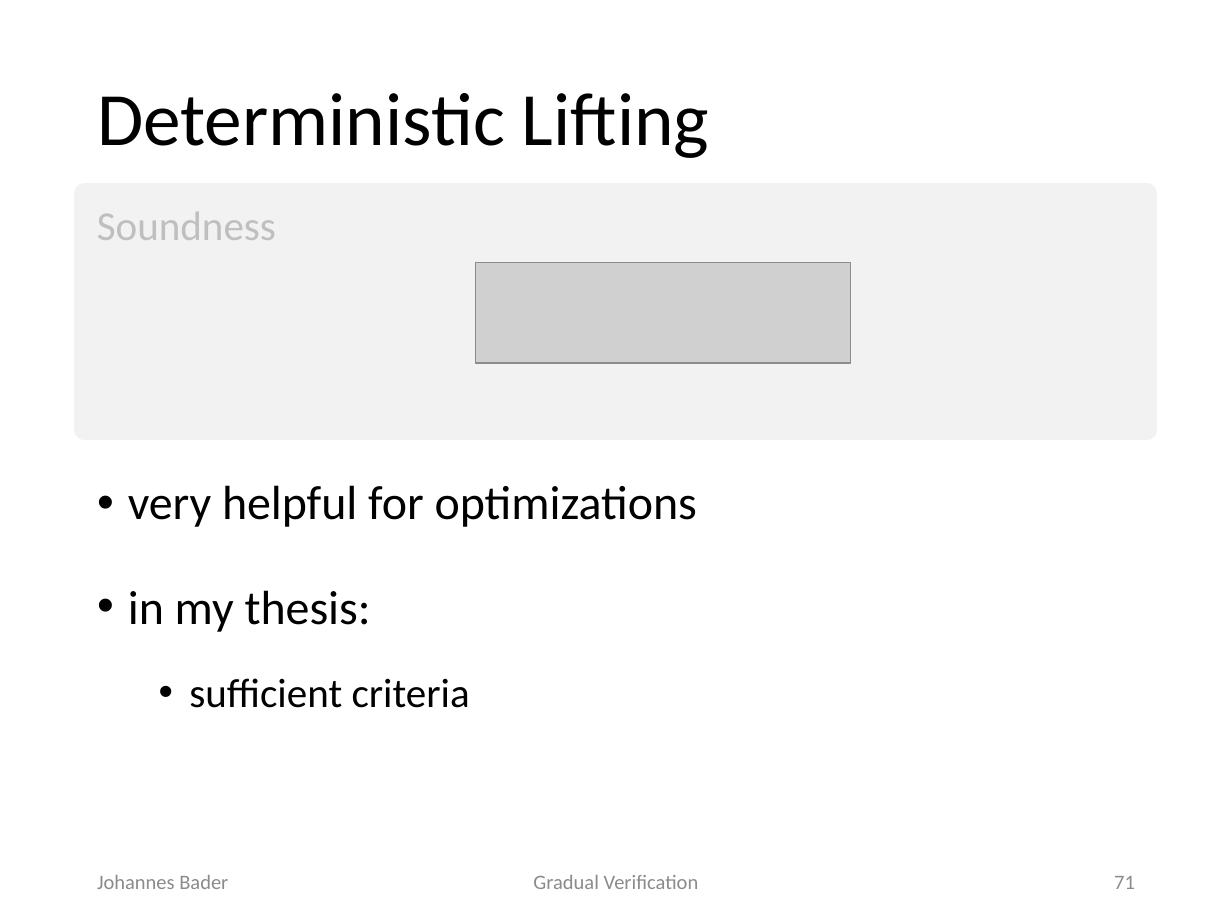
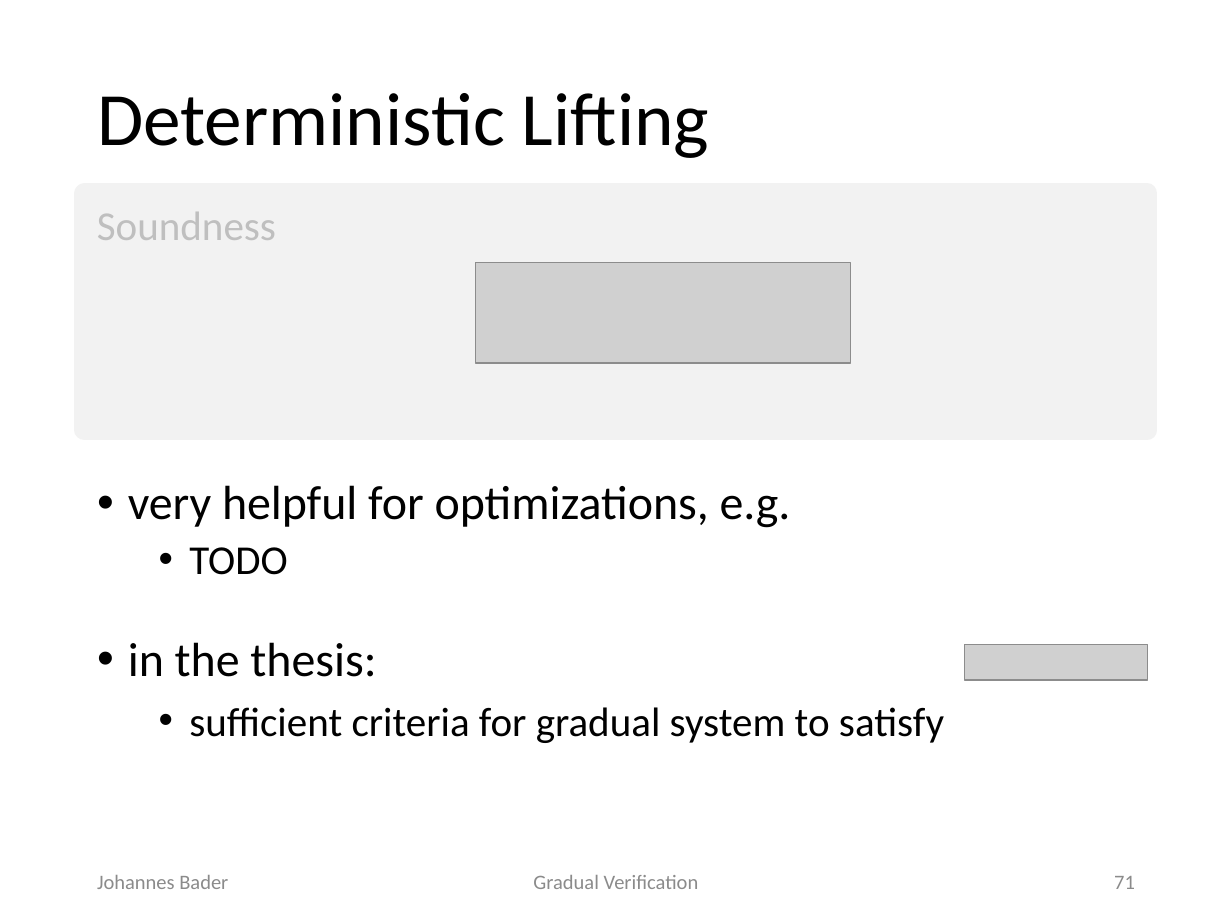
Before and after one commit to olydis/GradVerThesis, a slide deck: slide 71 of presentation/PLunch.pptx. Drawn at 1232x924 pixels with LibreOffice and Linux fonts; fonts in the diff are those of the drawing; grey boxes stand for pictures. Boxes give left, top, right and bottom in pixels: in the first picture for what was removed or moved away, otherwise in the second. Text is boxed around its words. In the diff, an @@ line names an element or a change of style, - is before the commit and + after.

```diff
--- a/presentation/PLunch.pptx
+++ b/presentation/PLunch.pptx
@@ text at bbox=[128, 485, 944, 743]: text changed; size 28 to 24 pt @@
-• very helpful for optimizations
-• in my thesis:
-  • sufficient criteria
+• very helpful for optimizations, e.g.
+  • TODO
+• in the thesis:
+  • sufficient criteria for gradual system to satisfy
@@ picture added at bbox=[965, 644, 1148, 680] @@
```
Also in this commit, not shown: 7 other slides changed.
